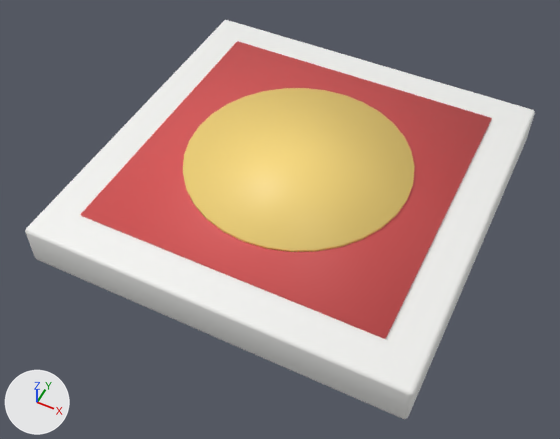
Before and after pictures for a commit that changed the glTF model SourceArt/Models/SM_Grandiosa.glb.
The view is the same before and after, from a camera (50 mm lens) standing at (0.183, -0.398, 0.461) and looking at (-0.002, -0.028, -0.002). Lighting does not change. The marker at lower left points along +X, +Y and +Z. The picture after the commit comes second. Vertices at exactly the same position are counted once.

In view in the first picture: 'SM_Grandiosa'.
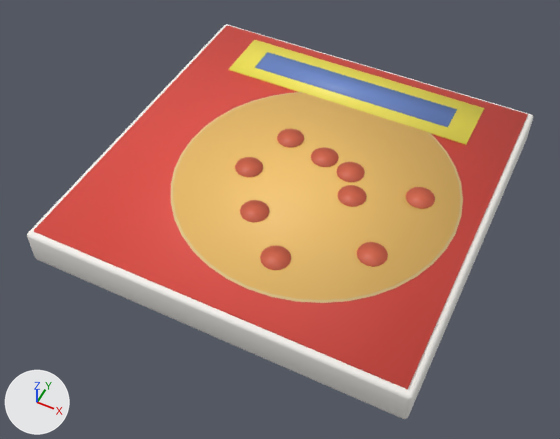
What differs and where, as boxes [x1, y1, x2, y2] in the pictures (560 x 439 px; the box of a moved part takes in the faces that stretch with it):
'SM_Grandiosa', reshaped
    before: [25, 20, 535, 419]
    after: [27, 24, 533, 419]
part 1 of me_sm_grandiosa, added
    after: [171, 92, 463, 303]
part 2 of me_sm_grandiosa, added (red)
    after: [337, 185, 367, 207]
part 3 of me_sm_grandiosa, added
    after: [277, 129, 304, 148]
part 4 of me_sm_grandiosa, added (red)
    after: [260, 245, 291, 270]
part 5 of me_sm_grandiosa, added (red)
    after: [337, 162, 365, 182]
part 6 of me_sm_grandiosa, added (red)
    after: [235, 157, 263, 177]
part 7 of me_sm_grandiosa, added (red)
    after: [357, 242, 388, 267]
part 8 of me_sm_grandiosa, added (red)
    after: [311, 147, 339, 167]
part 9 of me_sm_grandiosa, added (red)
    after: [240, 200, 269, 223]
part 10 of me_sm_grandiosa, added (red)
    after: [406, 187, 435, 209]
part 11 of me_sm_grandiosa, added (yellow)
    after: [229, 40, 484, 145]
part 12 of me_sm_grandiosa, added (blue)
    after: [255, 52, 457, 127]
part 13 of me_sm_grandiosa, moved or reshaped
    before: [184, 104, 382, 252]
    after: [173, 102, 453, 300]
part 14 of me_sm_grandiosa, edited (looks the same)
    both: [27, 120, 533, 419]
part 15 of me_sm_grandiosa, recoloured
    before: [81, 41, 492, 339]
    after: [34, 25, 528, 390]
part 16 of me_sm_grandiosa, recoloured
    before: [183, 88, 415, 252]
    after: [178, 93, 461, 285]

What changed in the scene script:
```text
Add mat_m_c_790705_0:
    mat_m_c_790705_0 = principled_material('M_C_790705_0')
    mat_m_c_790705_0.base_color = (0.8, 0.08, 0.06)  # red #e75045
Add mat_m_c_895414_0:
    mat_m_c_895414_0 = principled_material('M_C_895414_0')
    mat_m_c_895414_0.base_color = (0.9, 0.55, 0.15)  # orange #f3c46c
    mat_m_c_895414_0.roughness = 0.6
Add mat_m_c_918985_0:
    mat_m_c_918985_0 = principled_material('M_C_918985_0')
    mat_m_c_918985_0.base_color = (0.92, 0.9, 0.86)  # white #f6f3ef
    mat_m_c_918985_0.roughness = 0.6
Change me_sm_grandiosa:
    remove me_sm_grandiosa.from_pydata(...)  # 168 vertices, 324 faces; spans x -0.15..0.15, y -0.15..0.15, z 0.0..0.039
    add me_sm_grandiosa.from_pydata(...)  # 568 vertices, 1076 faces; spans x -0.15..0.15, y -0.15..0.15, z 0.0..0.033
    me_sm_grandiosa part 1: a new loose piece, a 40-sided cylinder along z spanning x -0.092..0.132, y -0.122..0.102, z 0.0303..0.0321, in mat_m_c_846129_0 (beige #edce95)
    me_sm_grandiosa part 2: a new loose piece, a 16-sided cylinder along z spanning x 0.039..0.061, y -0.021..0.001, z 0.0322..0.0334, in mat_m_c_641105_0 (red #d36145)
    me_sm_grandiosa part 3: a new loose piece, a 16-sided cylinder along z spanning x -0.0312..-0.0092, y 0.0166..0.0386, z 0.0322..0.0334, in mat_m_c_641105_0 (red #d36145)
    me_sm_grandiosa part 4: a new loose piece, a 16-sided cylinder along z spanning x 0.0144..0.0364, y -0.1008..-0.0788, z 0.0322..0.0334, in mat_m_c_641105_0 (red #d36145)
    me_sm_grandiosa part 5: a new loose piece, a 16-sided cylinder along z spanning x 0.028..0.05, y 0.0023..0.0243, z 0.0322..0.0334, in mat_m_c_641105_0 (red #d36145)
    me_sm_grandiosa part 6: a new loose piece, a 16-sided cylinder along z spanning x -0.0455..-0.0235, y -0.0284..-0.0064, z 0.0322..0.0334, in mat_m_c_641105_0 (red #d36145)
    me_sm_grandiosa part 7: a new loose piece, a 16-sided cylinder along z spanning x 0.0743..0.0963, y -0.0672..-0.0452, z 0.0322..0.0334, in mat_m_c_641105_0 (red #d36145)
    me_sm_grandiosa part 8: a new loose piece, a 16-sided cylinder along z spanning x 0.003..0.025, y 0.0084..0.0304, z 0.0322..0.0334, in mat_m_c_641105_0 (red #d36145)
    me_sm_grandiosa part 9: a new loose piece, a 16-sided cylinder along z spanning x -0.0197..0.0023, y -0.0679..-0.0459, z 0.0322..0.0334, in mat_m_c_641105_0 (red #d36145)
    me_sm_grandiosa part 10: a new loose piece, a 16-sided cylinder along z spanning x 0.0861..0.1081, y 0.0004..0.0224, z 0.0322..0.0334, in mat_m_c_641105_0 (red #d36145)
    me_sm_grandiosa part 11: a new loose piece, a box spanning x -0.11..0.11, y 0.085..0.135, z 0.0311..0.0325, in mat_m_c_978409_0 (yellow #fded59)
    me_sm_grandiosa part 12: a new loose piece, a box spanning x -0.09..0.09, y 0.0975..0.1225, z 0.0314..0.033, in mat_m_c_142459_0 (blue #6c89cb)
    me_sm_grandiosa part 13
    9 vertices are removed from x -0.088..0.018, y -0.09..-0.018, z 0.036..0.039
    36 faces are deleted
    48 vertices in x -0.15..0.15, y -0.15..0.15, z 0.032..0.035 move by (0.0, 0.0, -0.005)
    63 vertices move from x -0.12..0.12, y -0.12..0.12, z 0.035..0.039 to x -0.145..0.145, y -0.145..0.145, z 0.03..0.032
    25 vertices are added at x -0.089..0.098, y -0.12..0.007, z 0.03..0.032
    68 new faces join them, mat_m_c_895414_0 (orange #f3c46c)
    me_sm_grandiosa part 14: 188 faces spanning x -0.15..0.15, y -0.15..0.15, z 0.0..0.03 switch from mat_m_c_898987_0 (white #f3f3f1) to mat_m_c_918985_0 (white #f6f3ef)
    me_sm_grandiosa part 15: 12 faces spanning x -0.145..0.145, y -0.145..0.145, z 0.03..0.032 switch from mat_m_c_740909_0 (red #e15959) to mat_m_c_790705_0 (red #e75045)
    me_sm_grandiosa part 16: 88 faces spanning x -0.09..0.13, y -0.075..0.1, z 0.03..0.032 switch from mat_m_c_946919_0 (yellow #f9da7c) to mat_m_c_895414_0 (orange #f3c46c)
    add me_sm_grandiosa.materials.append(mat_m_c_846129_0)  # beige #edce95
    add me_sm_grandiosa.materials.append(mat_m_c_641105_0)  # red #d36145
    add me_sm_grandiosa.materials.append(mat_m_c_978409_0)  # yellow #fded59
    add me_sm_grandiosa.materials.append(mat_m_c_142459_0)  # blue #6c89cb
```
